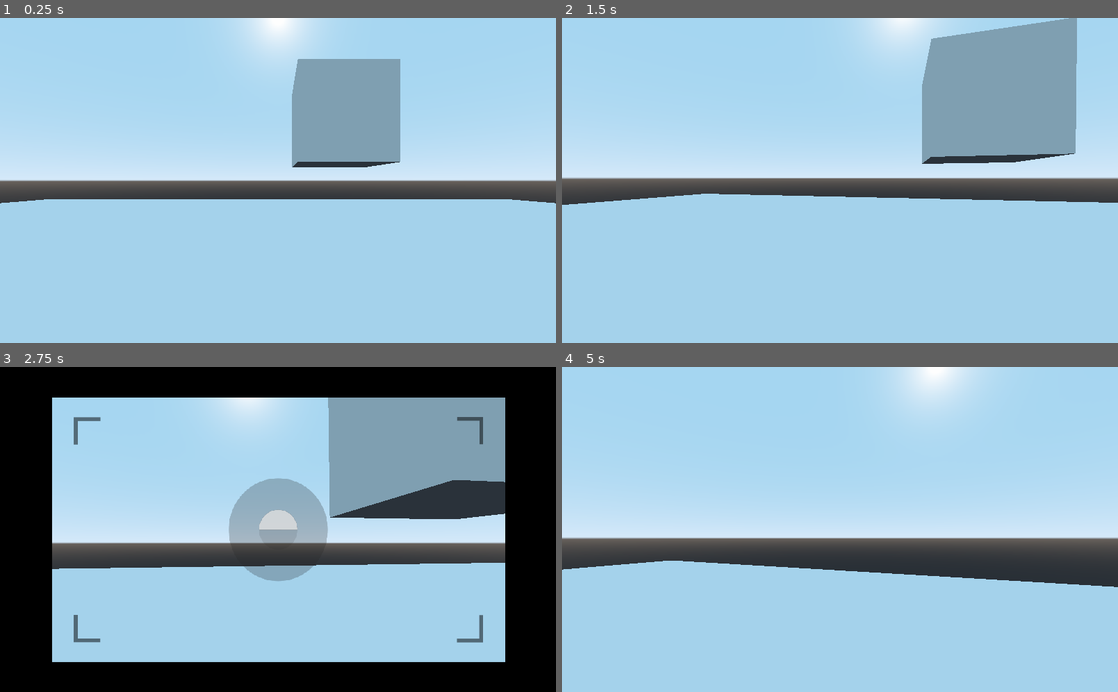
Above: before the commit, frames 1-4 (two rows, left to right).
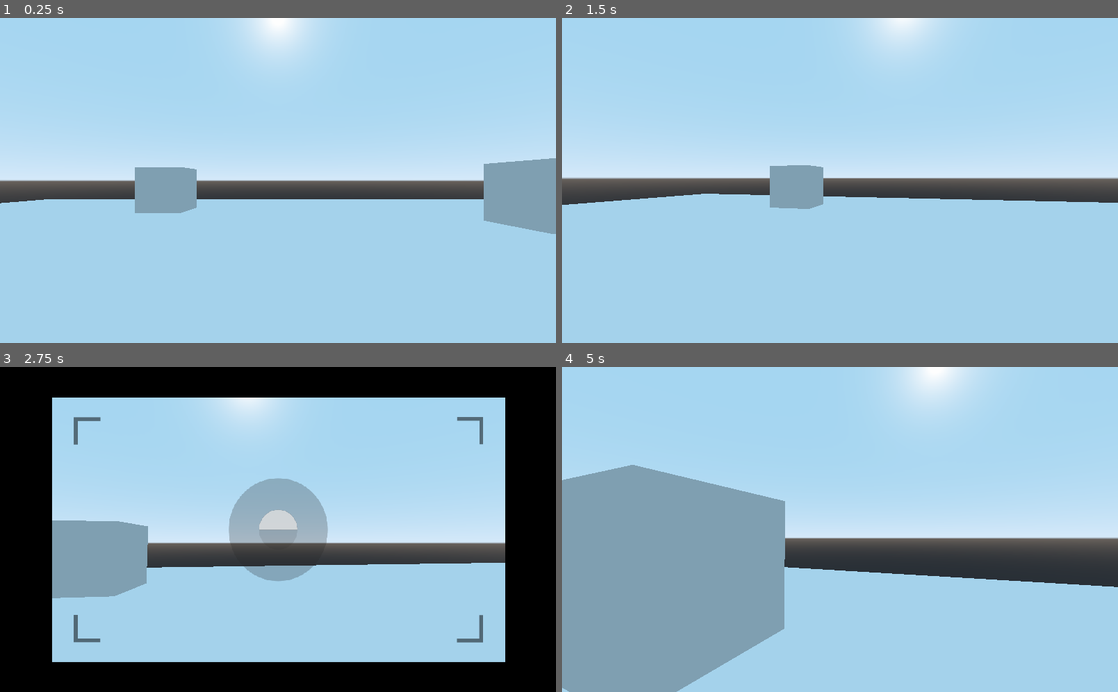
Above: after the commit, the same moments.

Repository: ronman234/YourInTheDark-OrSomethingLikeThat
Game: Godot game, scene res://scenes/sandbox.tscn
Two runs of this game, one before a commit and one after it. Both use one fixed random seed, a clock stepped at 60 frames per second and the inputs below.
Inputs (mouse positions are in pixels of both pictures, inside the frame that each line leads up to):
- Up to frame 1 (0.25 s): no input
- Up to frame 2 (1.5 s): tap Enter at 0.5 s; move the mouse to (867, 180) at 0.52 s; hold Right mouse button (zoom) 0.53-1.28 s; hold W (move_fwd) from 0.53 s (still down); click (867, 180) at 0.6 s; tap Space at 1.25 s; move the mouse to (812, 180) at 1.27 s; right-click (812, 180) at 1.35 s
- Up to frame 3 (2.75 s): keep holding W (move_fwd); click (250, 529) at 1.55 s; move the mouse to (289, 523) at 2.02 s; hold Right mouse button (zoom) from 2.03 s (still down); click (289, 523) at 2.1 s
- Up to frame 4 (5 s): keep holding W (move_fwd); move the mouse to (834, 536) at 2.77 s; release Right mouse button (zoom) at 2.78 s; right-click (834, 536) at 2.85 s; click (834, 536) at 3.05 s; move the mouse to (878, 532) at 3.52 s; hold Right mouse button (zoom) 3.53-4.28 s; tap Mouse wheel down (zoom_decrease) at 3.6 s; tap Enter at 4.25 s; move the mouse to (795, 526) at 4.27 s; tap Mouse wheel up (zoom_increase) at 4.35 s; click (795, 526) at 4.55 s

The runs differ from the first frame. In frame 1, 11% of the frame differs, in the area x 24-100%, y 12-67%; in frame 2, 12%; in frame 3, 16%; in frame 4, 24%, in the area x 0-41%, y 30-100%.

Commit message:
Added camera shutter

Diff:
--- a/You're In The Dark/player/FPSController.gd
+++ b/You're In The Dark/player/FPSController.gd
@@ -1,4 +1,7 @@
 extends KinematicBody
+
+signal can_take_picture
+signal can_not_take_picture
 
 export var speed : float = 5
 export var acceleration : float = 5
@@ -31,12 +34,14 @@
 
 	if Input.is_action_pressed("zoom"):
 		is_zooming = true
+		emit_signal("can_take_picture")
 		camera.fov = current_zoom
 		camera_lense_viewport.size.x = OS.window_size.x
 		camera_lense_viewport.size.y = OS.window_size.y
 		camera_lense.visible = true
 	elif Input.is_action_just_released("zoom"):
 		is_zooming = false
+		emit_signal("can_not_take_picture")
 		camera.fov = default_fov
 		camera_lense.visible = false
 
--- /dev/null
+++ b/You're In The Dark/player/Interact.gd
@@ -0,0 +1,17 @@
+extends Spatial
+
+var can_take_picture = false
+
+onready var shutter_sfx : AudioStreamPlayer = $AudioStreamPlayer
+
+func _input(event):
+	if event is InputEvent and Input.is_action_just_pressed("interact"):
+		if can_take_picture:
+			shutter_sfx.play()
+
+func _on_Player_can_take_picture():
+	can_take_picture = true
+
+
+func _on_Player_can_not_take_picture():
+	can_take_picture = false
--- a/You're In The Dark/player/player.tscn
+++ b/You're In The Dark/player/player.tscn
@@ -1,7 +1,9 @@
-[gd_scene load_steps=5 format=2]
+[gd_scene load_steps=7 format=2]
 
 [ext_resource path="res://player/FPSController.gd" type="Script" id=1]
 [ext_resource path="res://assets/textures/camera_viewport.png" type="Texture" id=2]
+[ext_resource path="res://assets/sounds/camera_shutter.mp3" type="AudioStream" id=3]
+[ext_resource path="res://player/Interact.gd" type="Script" id=4]
 
 [sub_resource type="CapsuleMesh" id=1]
 radius = 0.5
@@ -16,6 +18,12 @@
 
 [node name="Camera" type="Camera" parent="Head"]
 transform = Transform( 1, 0, 0, 0, 1, 0, 0, 0, 1, 0, 0.631915, -0.0987365 )
+
+[node name="Hand" type="Spatial" parent="Head"]
+script = ExtResource( 4 )
+
+[node name="AudioStreamPlayer" type="AudioStreamPlayer" parent="Head/Hand"]
+stream = ExtResource( 3 )
 
 [node name="MeshInstance" type="MeshInstance" parent="."]
 transform = Transform( 1, 0, 0, 0, -4.37114e-08, -1, 0, 1, -4.37114e-08, 0, 0, 0 )
@@ -39,3 +47,6 @@
 scale = Vector2( 0.534375, 0.556481 )
 texture = ExtResource( 2 )
 centered = false
+
+[connection signal="can_not_take_picture" from="." to="Head/Hand" method="_on_Player_can_not_take_picture"]
+[connection signal="can_take_picture" from="." to="Head/Hand" method="_on_Player_can_take_picture"]
--- a/You're In The Dark/scenes/sandbox.tscn
+++ b/You're In The Dark/scenes/sandbox.tscn
@@ -23,11 +23,19 @@
 
 [node name="Player" parent="." instance=ExtResource( 1 )]
 transform = Transform( 1, 0, 0, 0, 1, 0, 0, 0, 1, 0, 1.21835, 0 )
-
-[node name="CSGBox" type="CSGBox" parent="."]
-transform = Transform( 1, 0, 0, 0, 1, 0, 0, 0, 1, 1.38628, 2.9947, -5.61806 )
+max_zoom = 20.0
+min_zoom = 100.0
 
 [node name="AudioStreamPlayer" type="AudioStreamPlayer" parent="."]
 stream = ExtResource( 2 )
 volume_db = -25.0
 autoplay = true
+
+[node name="CSGBox" type="CSGBox" parent="."]
+transform = Transform( 1, 0, 0, 0, 1, 0, 0, 0, 1, -10.3255, 1.21835, 0 )
+
+[node name="CSGBox2" type="CSGBox" parent="."]
+transform = Transform( 1, 0, 0, 0, 1, 0, 0, 0, 1, 8.24737, 1.21835, -7.27751 )
+
+[node name="CSGBox3" type="CSGBox" parent="."]
+transform = Transform( 1, 0, 0, 0, 1, 0, 0, 0, 1, -5.23833, 1.21835, -11.2269 )
Not shown, added: You're In The Dark/assets/sounds/camera_shutter.mp3.import
Not shown, added: You're In The Dark/assets/sounds/camera_shutter.mp3
